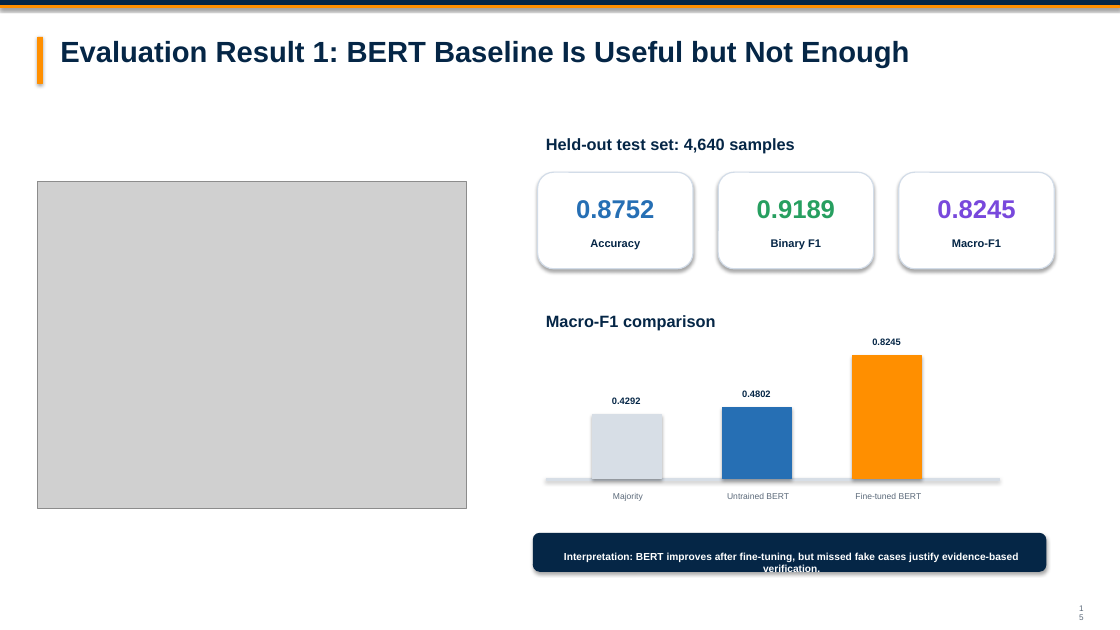
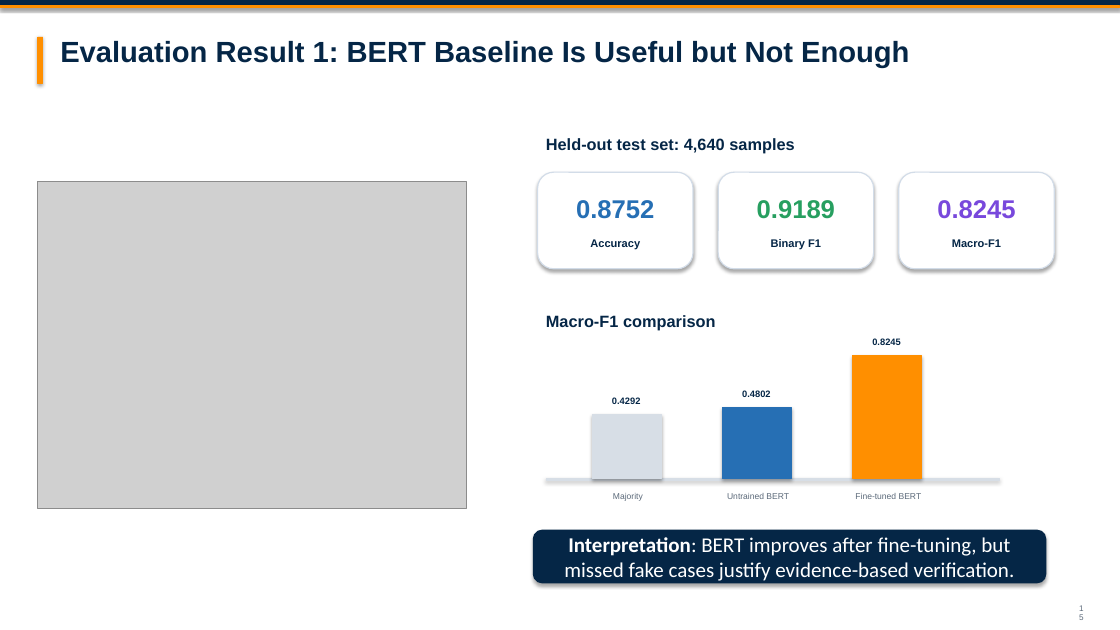
Before and after one commit to YuchenSun1112/Fake-News-Detection-and-Analysis-System-for-Online-News-and-Social-Media, a slide deck: slide 13 of submission/slides.pptx (slide 15 before the commit). Drawn at 1120x630 pixels with LibreOffice and Linux fonts; fonts in the diff are those of the drawing; grey boxes stand for pictures. Boxes give left, top, right and bottom in pixels: in the first picture for what was removed or moved away, otherwise in the second. Text is boxed around its words. In the diff, an @@ line names an element or a change of style, - is before the commit and + after.

```diff
--- a/submission/slides.pptx
+++ b/submission/slides.pptx
@@ rounded rectangle "Interpretation: BERT improves after fine-tuning, ...": place and size @@
-rounded rectangle "Interpretation: BERT improves after fine-tuning, ..." at box(564, 552, 1018, 562)
+rounded rectangle "Interpretation: BERT improves after fine-tuning, ..." at box(534, 530, 1046, 583)
@@ rounded rectangle "Interpretation: BERT improves after fine-tuning, ..." at box(534, 530, 1046, 583): size 8.7 to 18 pt, font Arial to Calibri; bold off in "Interpretation: BERT improves after fine-tuning, but missed ..."; vertical alignment top to middle; fill none to #052646; outline none to #052646 1 pt; shadow on @@
@@ rounded rectangle removed at box(534, 534, 1046, 571) @@
```
Also in this commit, not shown: 13 other slides changed, 2 slides removed, 28 other files.
